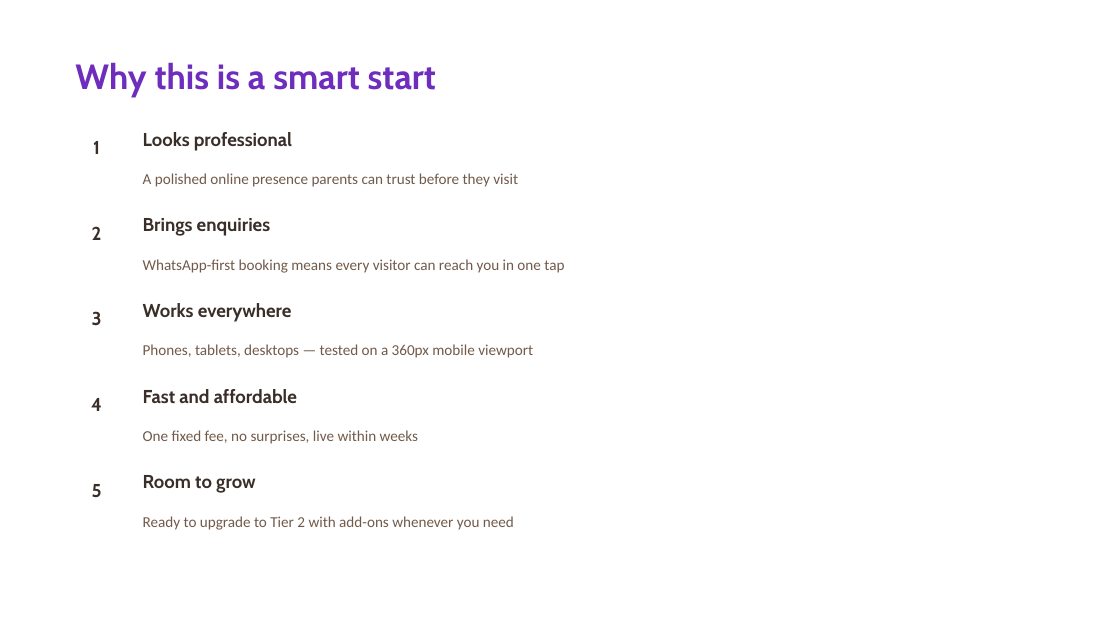
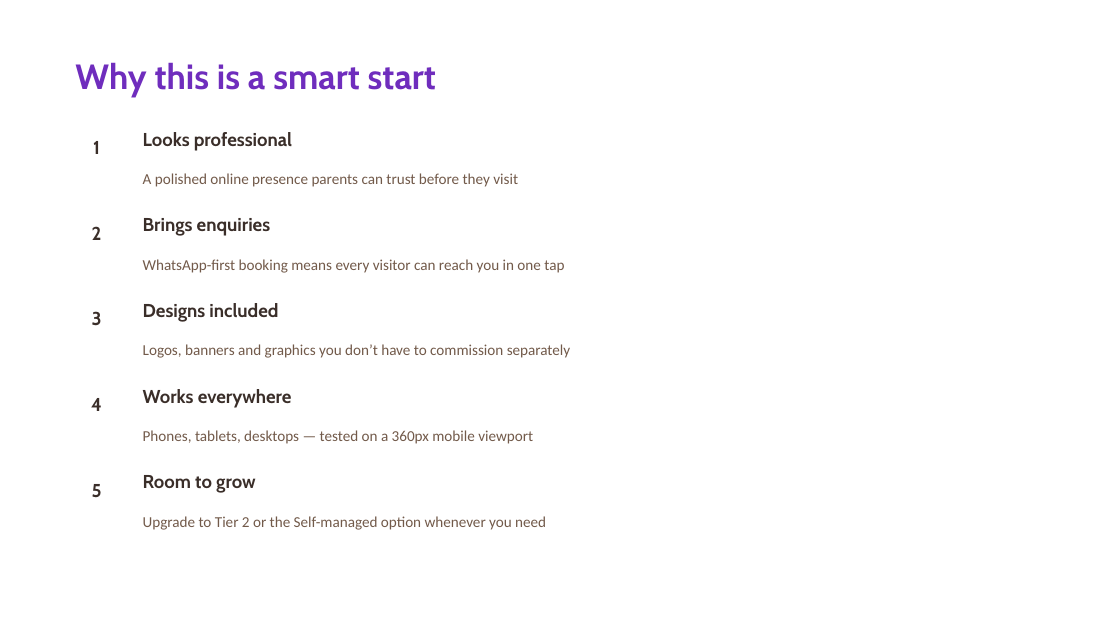
Before and after one commit to KapilanJavaScript/little-blossoms-presentation, a slide deck: slide 7 of Little-Blossoms-Tier1-Starter-Pitch.pptx (slide 5 before the commit). Drawn at 1120x630 pixels with LibreOffice and Linux fonts; fonts in the diff are those of the drawing. Boxes give left, top, right and bottom in pixels: in the first picture for what was removed or moved away, otherwise in the second. Text is boxed around its words. In the diff, an @@ line names an element or a change of style, - is before the commit and + after.

Commit message:
Add designs-needed-to-start slide + Self-managed option to both tier decks

```diff
--- a/Little-Blossoms-Tier1-Starter-Pitch.pptx
+++ b/Little-Blossoms-Tier1-Starter-Pitch.pptx
@@ text added at (143,303,278,322), 16 pt, text #3A2E29, bold @@
+Designs included
@@ text added at (143,344,571,358), 13 pt, text #725A4A @@
+Logos, banners and graphics you don’t have to commission separately
@@ text "Works everywhere": place and size @@
-text "Works everywhere" at (143,303,292,322)
+text "Works everywhere" at (143,389,292,408)
@@ text removed at (143,389,297,403) @@
-Fast and affordable
@@ text "Phones, tablets, desktops — tested ...": place and size @@
-text "Phones, tablets, desktops — tested ..." at (143,344,533,358)
+text "Phones, tablets, desktops — tested ..." at (143,430,533,444)
@@ text removed at (143,430,418,444) @@
-One fixed fee, no surprises, live within weeks
@@ text at (143,516,546,530): text changed @@
-Ready to upgrade to Tier 2 with add-ons whenever you need
+Upgrade to Tier 2 or the Self-managed option whenever you need
```
Also in this commit, not shown: 5 other slides changed, 2 slides added, 19 other files.
